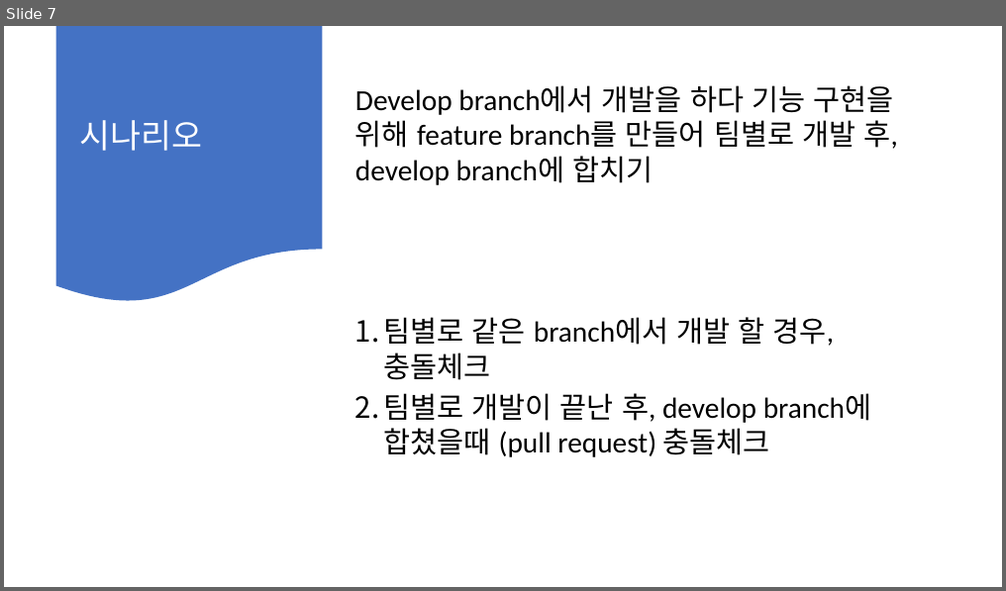
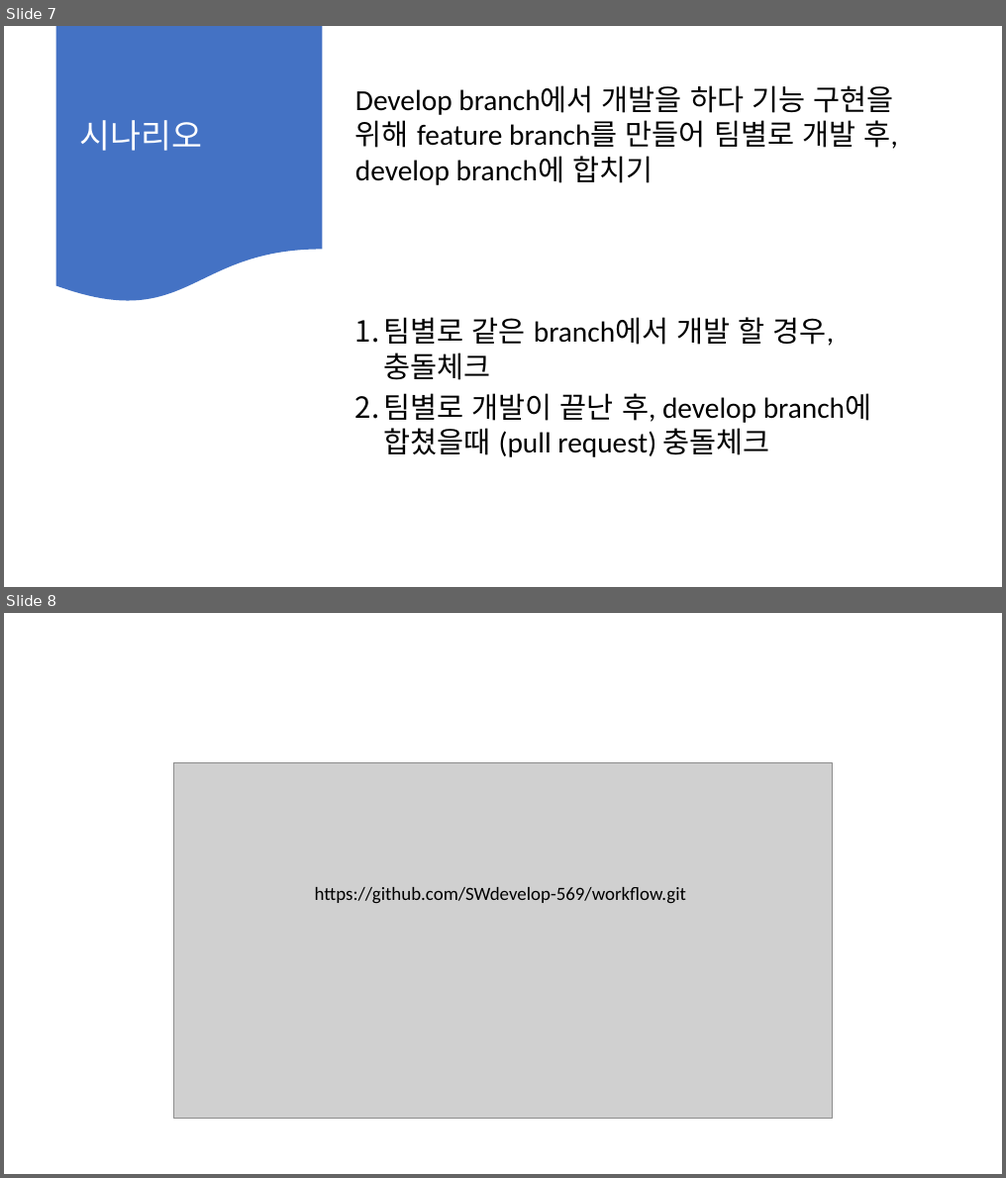
Before and after one commit to SWdevelop-569/workflow, a slide deck: presentation.pptx. Shown one above the other, each under a label of ours: slide 7 before the commit, slides 7 and 8 after it. The pictures are 1006x591 and 1006x1178 pixels, drawn with LibreOffice and Linux fonts; fonts in the diff are those of the drawing; grey boxes stand for pictures. Boxes give left, top, right and bottom in pixels: in the first picture for what was removed or moved away, otherwise in the second. Text is boxed around its words. In the diff, an @@ line names an element or a change of style, - is before the commit and + after.

```diff
--- a/presentation.pptx
+++ b/presentation.pptx
@@ slide 8 added at box(4, 613, 1002, 1174), background #FFFFFF @@
@@ picture added at box(174, 762, 833, 1119) @@
@@ text added at box(315, 887, 686, 904), 18 pt, text #000000 @@
+https://github.com/SWdevelop-569/workflow.git
```
Also in this commit, not shown: 1 other slide added, 1 slide removed.
